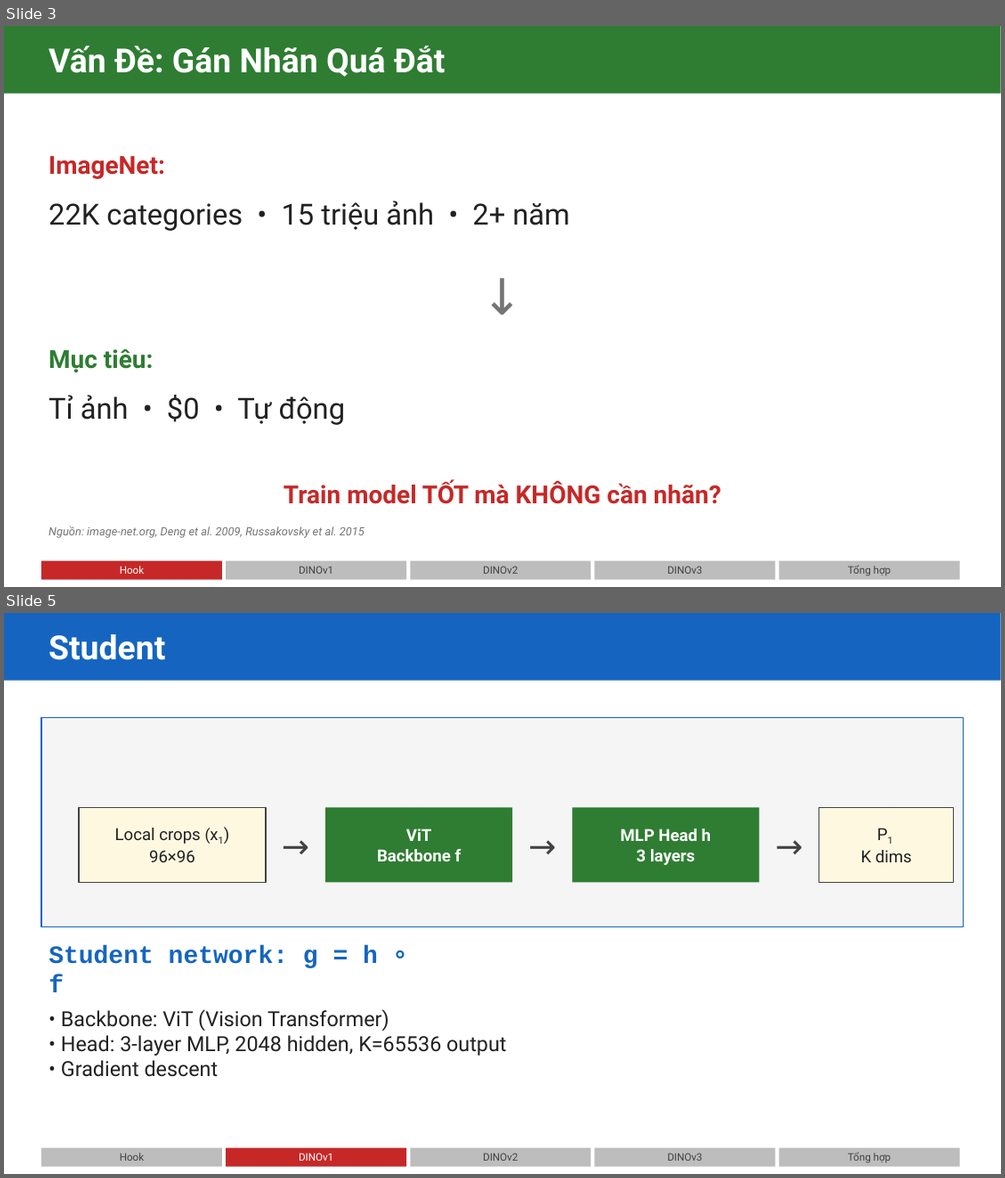
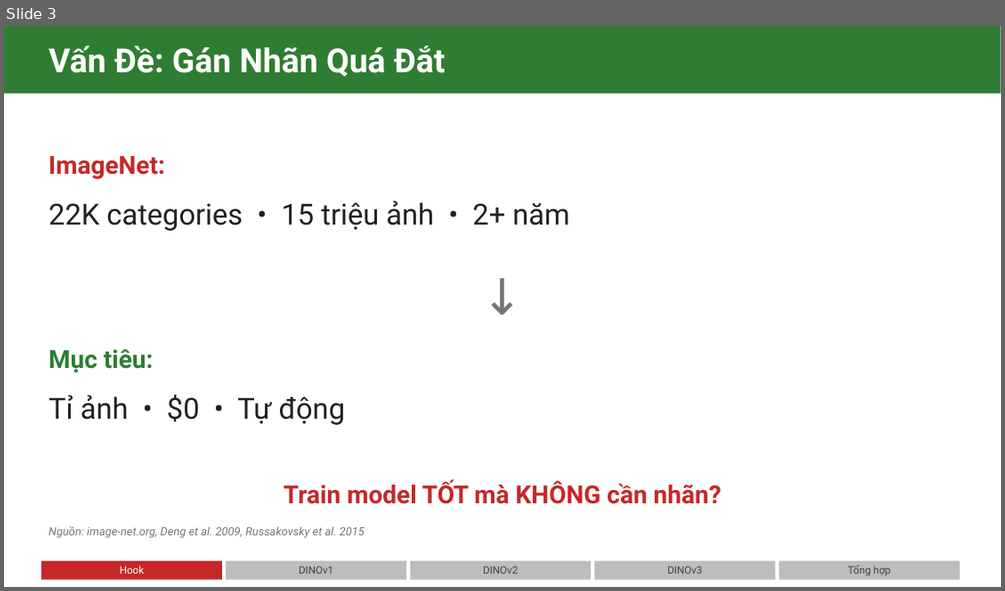
Before and after one commit to nmnhut-it/Dino, a slide deck: DINO_Seminar_v69.1.pptx. Shown one above the other, each under a label of ours: slides 3 and 5 before the commit, slide 3 after it; the slides between them are not shown. The pictures are 1005x1178 and 1005x591 pixels, drawn with LibreOffice and Linux fonts; fonts in the diff are those of the drawing. Boxes give left, top, right and bottom in pixels: in the first picture for what was removed or moved away, otherwise in the second. Text is boxed around its words. In the diff, an @@ line names an element or a change of style, - is before the commit and + after.

```diff
--- a/DINO_Seminar_v69.1.pptx
+++ b/DINO_Seminar_v69.1.pptx
@@ slide 5 removed at [4, 613, 1001, 1174], background #FFFFFF @@
@@ rectangle removed at [4, 613, 1001, 681] @@
@@ text removed at [48, 634, 165, 660] @@
-Student
@@ rectangle removed at [41, 718, 963, 927] @@
@@ rectangle removed at [79, 807, 266, 882] @@
@@ text removed at [266, 807, 325, 882] @@
-→
@@ rectangle removed at [325, 807, 512, 882] @@
@@ text removed at [512, 807, 573, 882] @@
-→
@@ rectangle removed at [573, 807, 760, 882] @@
@@ text removed at [760, 807, 819, 882] @@
-→
@@ rectangle removed at [819, 807, 954, 882] @@
@@ text removed at [115, 827, 201, 862] @@
-Local crops (x1)
-96×96
@@ text removed at [377, 828, 461, 861] @@
-ViT
-Backbone f
@@ text removed at [620, 828, 711, 865] @@
-MLP Head h
-3 layers
@@ text removed at [861, 850, 912, 862] @@
-P1
-K dims
@@ text removed at [48, 945, 378, 992] @@
-Student network: g = h ∘ f
@@ text removed at [61, 1009, 506, 1077] @@
-• Backbone: ViT (Vision Transformer)
-• Head: 3-layer MLP, 2048 hidden, K=65536 output
-• Gradient descent
@@ rectangle removed at [41, 1148, 222, 1167] @@
@@ text removed at [120, 1152, 144, 1160] @@
-Hook
@@ rectangle removed at [226, 1148, 407, 1167] @@
@@ text removed at [299, 1152, 333, 1160] @@
-DINOv1
@@ rectangle removed at [410, 1148, 591, 1167] @@
@@ text removed at [483, 1152, 518, 1160] @@
-DINOv2
@@ rectangle removed at [595, 1148, 776, 1167] @@
@@ text removed at [667, 1152, 702, 1160] @@
-DINOv3
@@ rectangle removed at [778, 1148, 960, 1167] @@
@@ text removed at [848, 1151, 891, 1163] @@
-Tổng hợp
```
Also in this commit, not shown: 3 slides changed, 3 slides added, 2 other slides removed, 2 other files.
